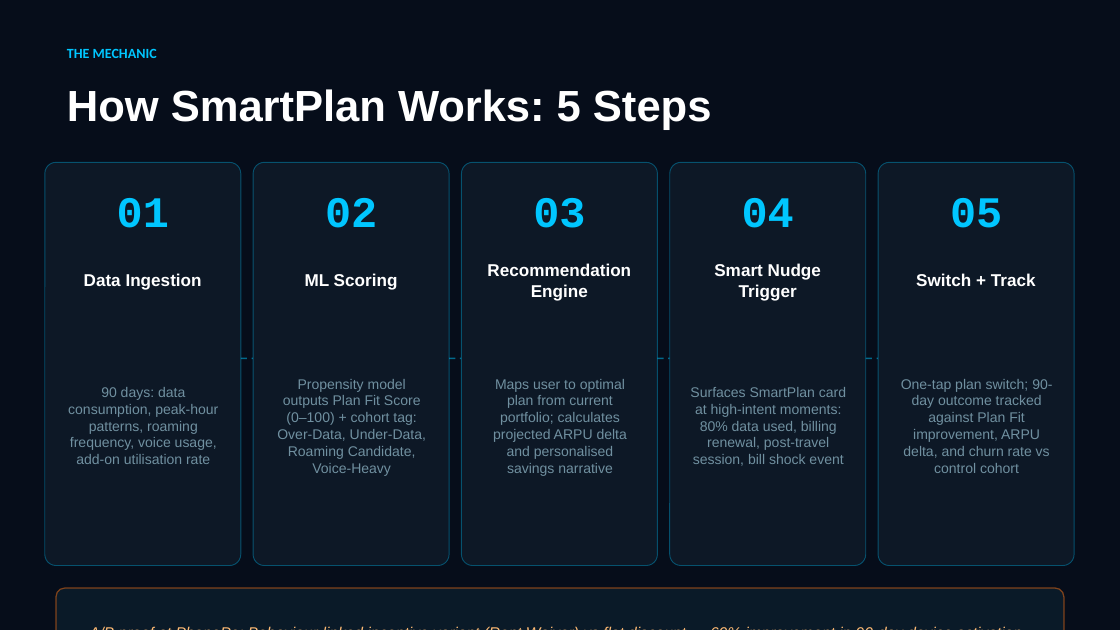
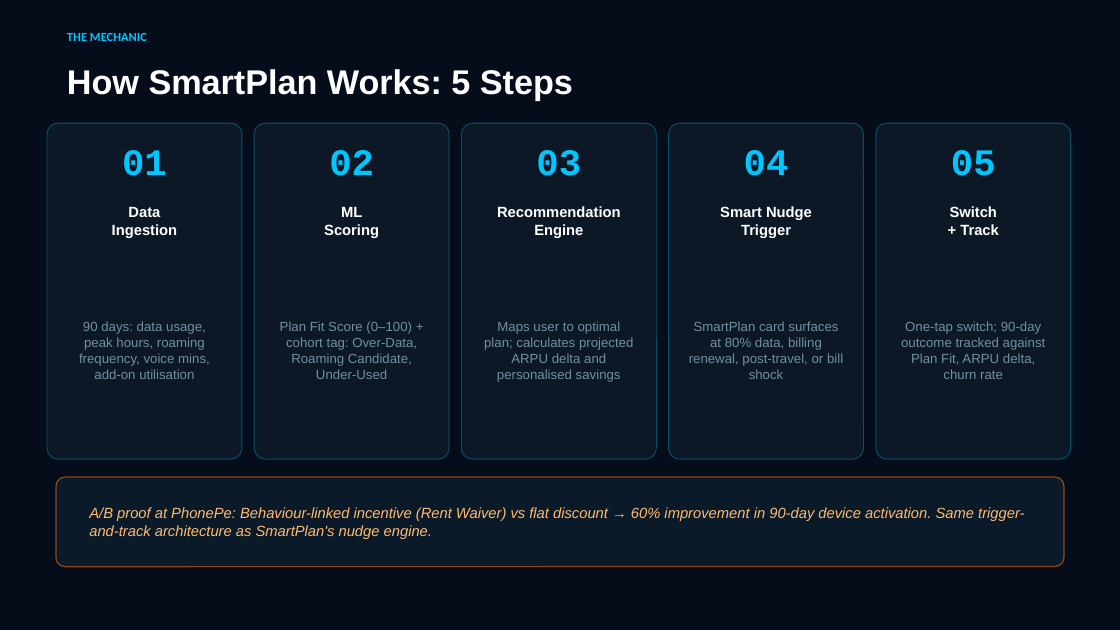
Before and after one commit to ajay-avaghade/Portfolio, a slide deck: slide 4 of assets/circles-smartplan-deck.pptx. Drawn at 1120x630 pixels with LibreOffice and Linux fonts; fonts in the diff are those of the drawing. Boxes give left, top, right and bottom in pixels: in the first picture for what was removed or moved away, otherwise in the second. Text is boxed around its words. In the diff, an @@ line names an element or a change of style, - is before the commit and + after.

```diff
--- a/assets/circles-smartplan-deck.pptx
+++ b/assets/circles-smartplan-deck.pptx
@@ text "THE MECHANIC": place and size @@
-text "THE MECHANIC" at (67,49,157,58)
+text "THE MECHANIC" at (67,33,147,41)
@@ text "THE MECHANIC" at (67,33,147,41): size 9 to 8 pt @@
@@ text "How SmartPlan Works: 5 Steps": place and size @@
-text "How SmartPlan Works: 5 Steps" at (67,89,711,130)
+text "How SmartPlan Works: 5 Steps" at (67,69,573,100)
@@ text "How SmartPlan Works: 5 Steps" at (67,69,573,100): size 28 to 22 pt @@
@@ text "01": place and size @@
-text "01" at (117,198,169,228)
+text "01" at (122,150,167,176)
@@ rounded rectangle: place and size @@
-rounded rectangle at (45,162,241,566)
+rounded rectangle at (47,123,242,459)
@@ text "02": place and size @@
-text "02" at (325,198,377,228)
+text "02" at (329,150,374,176)
@@ rounded rectangle: place and size @@
-rounded rectangle at (253,162,449,566)
+rounded rectangle at (254,123,449,459)
@@ text "03": place and size @@
-text "03" at (533,198,585,228)
+text "03" at (536,150,581,176)
@@ rounded rectangle: place and size @@
-rounded rectangle at (461,162,657,566)
+rounded rectangle at (461,123,656,459)
@@ text "04": place and size @@
-text "04" at (742,198,794,228)
+text "04" at (744,150,789,176)
@@ rounded rectangle: place and size @@
-rounded rectangle at (670,162,866,566)
+rounded rectangle at (669,123,864,459)
@@ size 28 to 24 pt in 5 elements at (122,150,167,176), (536,150,581,176), (329,150,374,176), (744,150,789,176), (951,150,996,176) @@
@@ text "05": place and size @@
-text "05" at (950,198,1002,228)
+text "05" at (951,150,996,176)
@@ rounded rectangle: place and size @@
-rounded rectangle at (878,162,1074,566)
+rounded rectangle at (876,123,1071,459)
@@ text at (112,207,177,238): text changed; size 11 to 9.5 pt @@
-Data Ingestion
+Data
+Ingestion
@@ text at (324,207,379,238): text changed; size 11 to 9.5 pt @@
-ML Scoring
+ML
+Scoring
@@ text at (497,206,621,238): text changed; size 11 to 9.5 pt @@
-Recommendation Engine
+Recommendation
+Engine
@@ text at (720,206,812,238): text changed; size 11 to 9.5 pt @@
-Smart Nudge Trigger
+Smart Nudge
+Trigger
@@ text at (950,206,999,235): text changed; size 11 to 9.5 pt @@
-Switch + Track
+Switch
++ Track
@@ text at (79,321,210,379): text changed; size 9 to 8.5 pt @@
-90 days: data consumption, peak-hour patterns, roaming frequency, voice usage, add-on utilisation rate
+90 days: data usage, peak hours, roaming frequency, voice mins, add-on utilisation
@@ text at (280,321,417,379): text changed; size 9 to 8.5 pt @@
-Propensity model outputs Plan Fit Score (0–100) + cohort tag: Over-Data, Under-Data, Roaming Candidate, Voice-Heavy
+Plan Fit Score (0–100) + cohort tag: Over-Data, Roaming Candidate, Under-Used
@@ text at (484,321,633,382): text changed; size 9 to 8.5 pt @@
-Maps user to optimal plan from current portfolio; calculates projected ARPU delta and personalised savings narrative
+Maps user to optimal plan; calculates projected ARPU delta and personalised savings
@@ text at (689,321,843,379): text changed; size 9 to 8.5 pt @@
-Surfaces SmartPlan card at high-intent moments: 80% data used, billing renewal, post-travel session, bill shock event
+SmartPlan card surfaces at 80% data, billing renewal, post-travel, or bill shock
@@ text at (901,321,1046,379): text changed; size 9 to 8.5 pt @@
-One-tap plan switch; 90-day outcome tracked against Plan Fit improvement, ARPU delta, and churn rate vs control cohort
+One-tap switch; 90-day outcome tracked against Plan Fit, ARPU delta, churn rate
@@ line removed from (241, 358) to (253, 358) @@
@@ line removed from (449, 358) to (461, 358) @@
@@ line removed from (657, 358) to (670, 358) @@
@@ line removed from (866, 358) to (878, 358) @@
@@ rounded rectangle added at (56,477,1064,567), fill #0A1A28, outline #F97316 0.8 pt @@
@@ text at (89,507,1024,539): text changed; size 10 to 9.5 pt @@
-A/B proof at PhonePe: Behaviour-linked incentive variant (Rent Waiver) vs flat discount → 60% improvement in 90-day device activation. Same trigger architecture as SmartPlan's nudge engine.
+A/B proof at PhonePe: Behaviour-linked incentive (Rent Waiver) vs flat discount → 60% improvement in 90-day device activation. Same trigger-and-track architecture as SmartPlan's nudge engine.
@@ rounded rectangle removed at (56,588,1064,630) @@
```
Also in this commit, not shown: 7 other slides changed, 1 other file.
